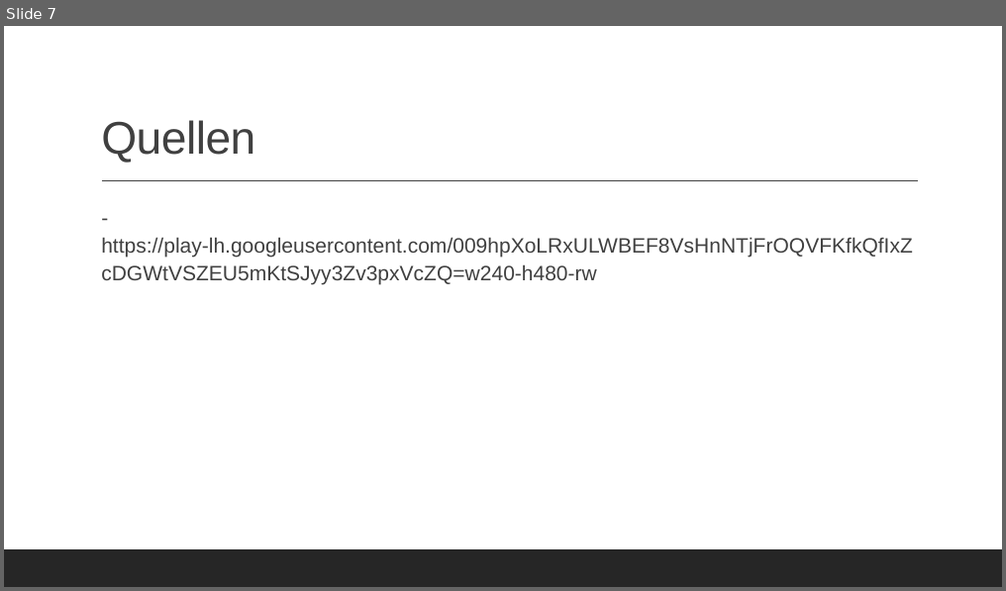
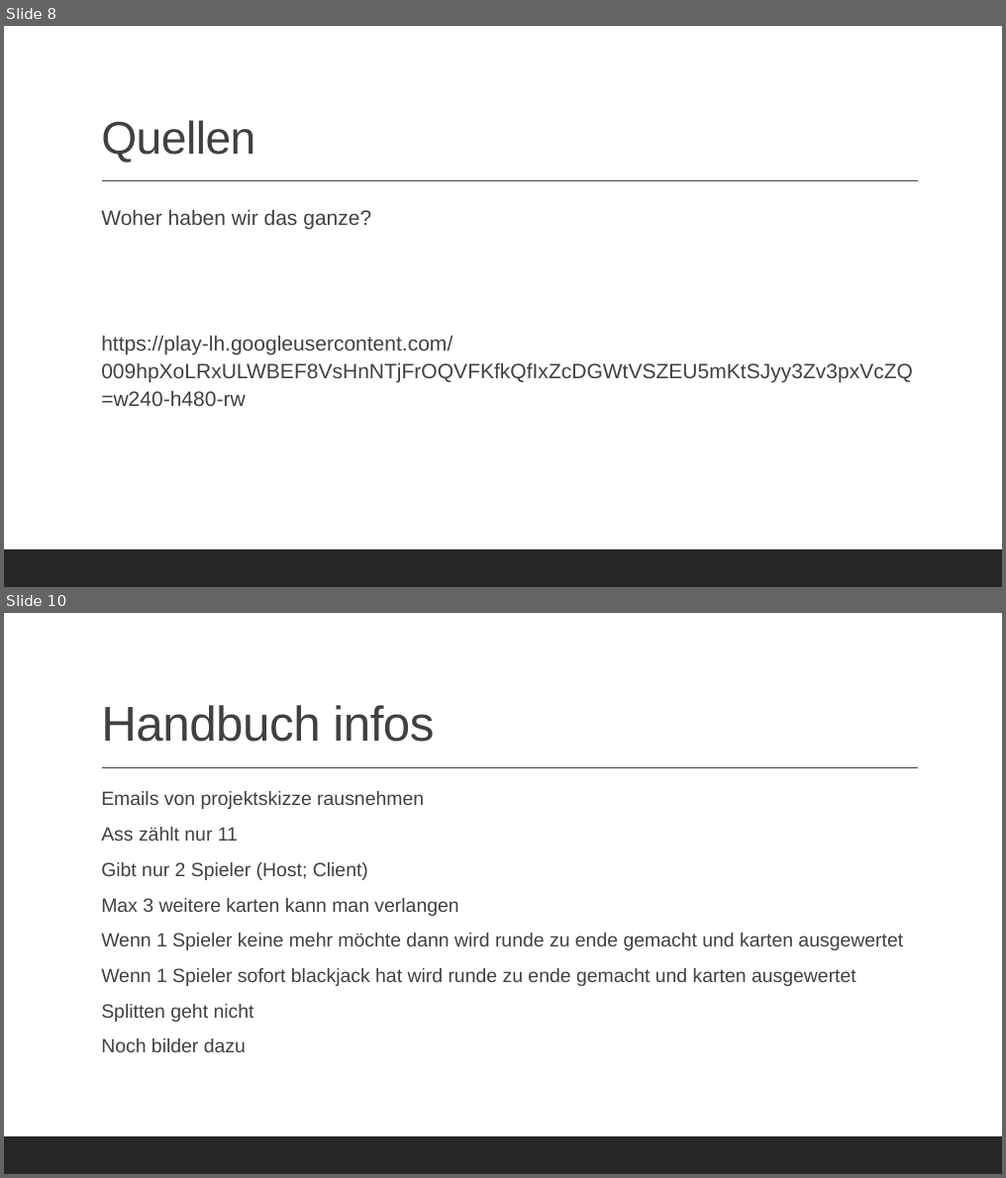
Before and after one commit to KraupaMario/DV-Projekt, a slide deck: 4_Praesentation/DV-Projekt.pptx. Shown one above the other, each under a label of ours: slide 7 before the commit, slides 8 and 10 after it; the slides between them are not shown. The pictures are 1006x591 and 1006x1178 pixels, drawn with LibreOffice and Linux fonts; fonts in the diff are those of the drawing. Boxes give left, top, right and bottom in pixels: in the first picture for what was removed or moved away, otherwise in the second. Text is boxed around its words. In the diff, an @@ line names an element or a change of style, - is before the commit and + after.

Commit message:
Projektskizze+Präsentation

```diff
--- a/4_Praesentation/DV-Projekt.pptx
+++ b/4_Praesentation/DV-Projekt.pptx
@@ slide 10 added at [4,613,1002,1174], background #FFFFFF; not listed: 2 template elements that a slide beside it also shows @@
@@ title added at [101,705,434,742], 47 pt, text #404040 @@
+Handbuch infos
@@ text added at [101,791,903,1053], 18.5 pt, text #404040 @@
+  Emails von projektskizze rausnehmen
+  Ass zählt nur 11
+  Gibt nur 2 Spieler (Host; Client)
+  Max 3 weitere karten kann man verlangen
+  Wenn 1 Spieler keine mehr möchte dann wird runde zu ende gemacht und karten ausgewertet
+  Wenn 1 Spieler sofort blackjack hat wird runde zu ende gemacht und karten ausgewertet
+  Splitten geht nicht
+  Noch bilder dazu
@@ what was slide 7 is now slide 8 @@
@@ slide 8 changed as well @@
@@ text at [101,209,452,406]: text changed @@
-  - https://play-lh.googleusercontent.com/009hpXoLRxULWBEF8VsHnNTjFrOQVFKfkQfIxZcDGWtVSZEU5mKtSJyy3Zv3pxVcZQ=w240-h480-rw
+  Woher haben wir das ganze?
+  https://play-lh.googleusercontent.com/009hpXoLRxULWBEF8VsHnNTjFrOQVFKfkQfIxZcDGWtVSZEU5mKtSJyy3Zv3pxVcZQ=w240-h480-rw
```
Also in this commit, not shown: 3 other slides changed, 4 other slides added, 2 slides removed, 2 other files.
